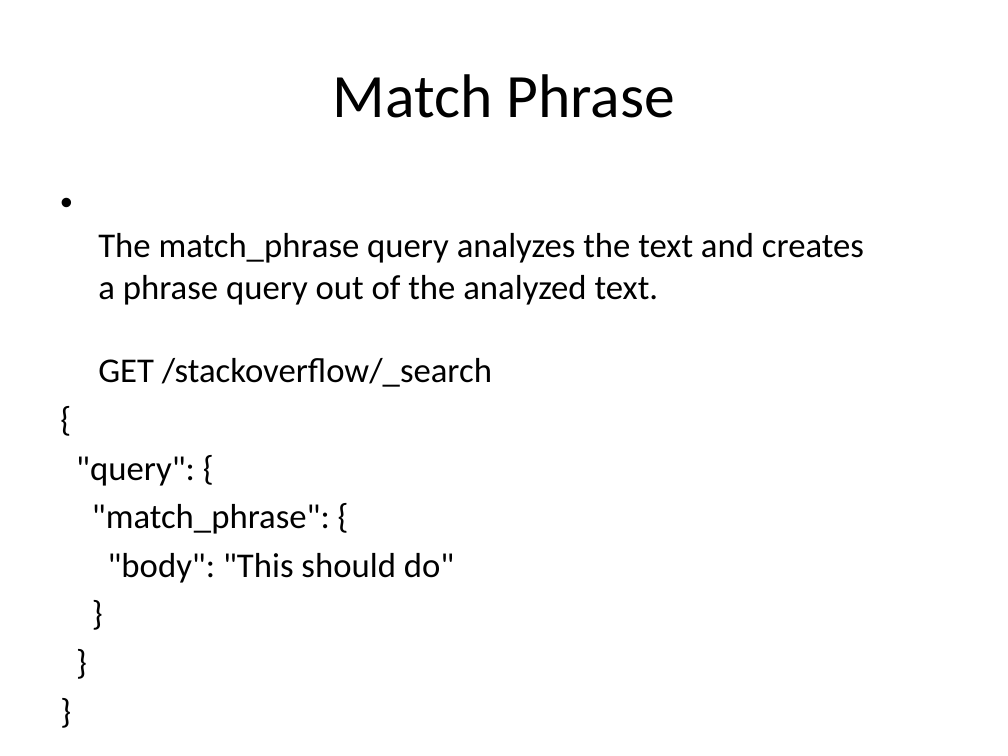
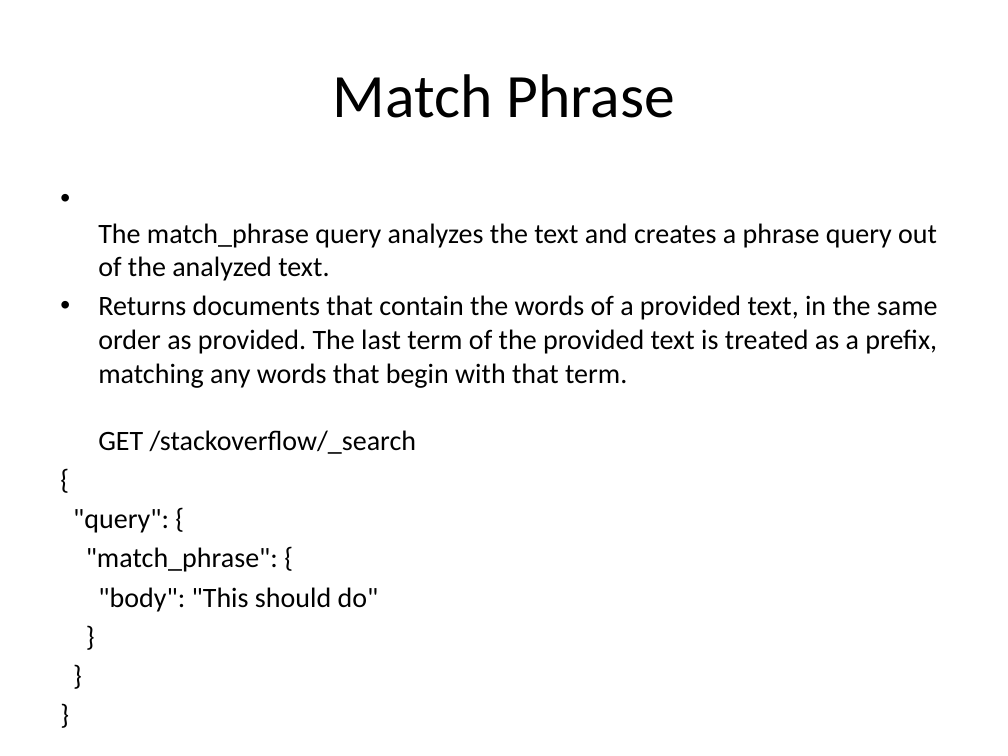
Before and after one commit to pavanarya/MySessions, a slide deck: slide 75 of Elastic Search.pptx (slide 45 before the commit). Drawn at 1008x756 pixels with LibreOffice and Linux fonts; fonts in the diff are those of the drawing. Boxes give left, top, right and bottom in pixels: in the first picture for what was removed or moved away, otherwise in the second. Text is boxed around its words. In the diff, an @@ line names an element or a change of style, - is before the commit and + after.

```diff
--- a/Elastic Search.pptx
+++ b/Elastic Search.pptx
@@ text at box(98, 223, 938, 454): text changed; size 24.8 to 20 pt @@
-• The match_phrase query analyzes the text and creates a phrase query out of the analyzed text.
-  GET /stackoverflow/_search
+• The match_phrase query analyzes the text and creates a phrase query out of the analyzed text.
+• Returns documents that contain the words of a provided text, in the same order as provided. The last term of the provided text is treated as a prefix, matching any words that begin with that term.
+  GET /stackoverflow/_search
@@ text at box(73, 509, 379, 612): size 24.8 to 20 pt in "{", ""query": {", ""match_phrase": {", ""body": "This should do"" and 3 more places @@
```
Also in this commit, not shown: 3 other slides changed, 32 slides added, 2 slides removed, 1 other file.
